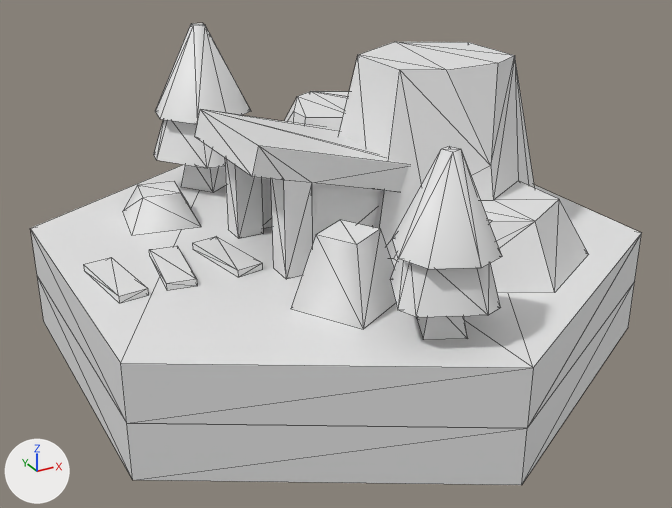
An edit to the glTF model public/assets/3d/props/kenney/building-mine.glb, drawn before and after from the same camera.
One viewpoint serves both versions: a camera (50 mm lens) standing at (-0.784, -1.432, 0.867) and looking at (-0.018, -0.04, 0.17). Arrows for +X, +Y and +Z are at lower left; the lights stay in place. The older version comes first. Mesh edges are drawn as thin lines. Materials are left out; every surface is plain grey. Vertices at exactly the same position are counted once.

The scene before the commit, as lines of its bpy script (objects in view):
```python
me_building_mine = bpy.data.meshes.new('building-mine')
me_building_mine.from_pydata(...)  # 211 vertices, 338 faces; spans x -0.5..0.5, y -0.577..0.577, z 0.0..0.538
me_building_mine.materials.append(mat_colormap)
# before: 109 (-0.266, 0.044, 0.213) at pixel (192, 242), 110 (-0.241, -0.104, 0.213) at pixel (237, 270), 111 (-0.266, 0.044, 0.2) at pixel (192, 249), 112 (-0.241, -0.104, 0.2) at pixel (238, 277), 114 (-0.217, 0.052, 0.213) at pixel (216, 236)
# before: 116 (-0.192, -0.096, 0.213) at pixel (262, 262)
ob_building_mine = bpy.data.objects.new('building-mine', me_building_mine)
ob_building_mine.location = (0.0, 0.0, 0.0)
```
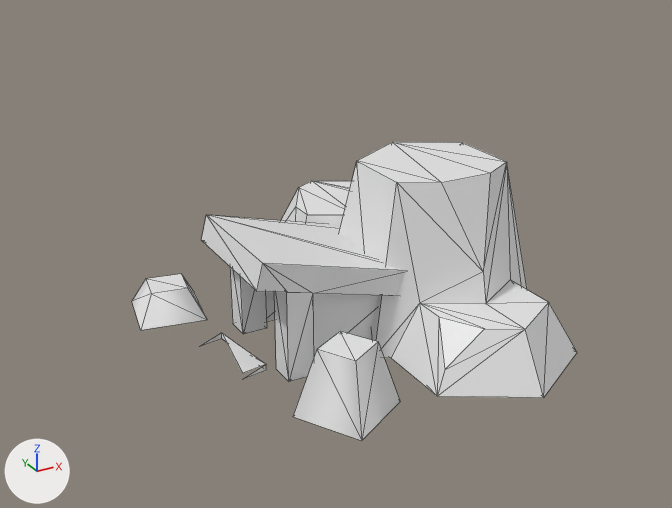
What differs and where, as boxes (x1, y1, x2, y2) in the pictures (672 x 508 px):
'building-mine', reshaped, moved (27% narrower, 35% shorter): before (31, 23, 641, 485); after (132, 142, 577, 441)
part 1 of me_building_mine, deleted: before (31, 23, 641, 485)
part 2 of me_building_mine, deleted: before (192, 236, 261, 277)

Diff of the bpy script that builds the scene:
```diff
--- a/public/assets/3d/props/kenney/building-mine.glb.py
+++ b/public/assets/3d/props/kenney/building-mine.glb.py
@@ me_building_mine @@
 # used by ob_building_mine; location = (0.0, 0.0, 0.0)
 # verts and faces of me_building_mine; kept vertices keep their numbers, new ones are numbered from 211
-me_building_mine.from_pydata(...)  # 211 vertices, 338 faces; spans x -0.5..0.5, y -0.577..0.577, z 0.0..0.538
+me_building_mine.from_pydata(...)  # 102 vertices, 177 faces; spans x -0.342..0.371, y -0.407..0.363, z 0.2..0.52
+# me_building_mine part 1: 9 loose pieces with 108 vertices, spanning x -0.5..0.5, y -0.577..0.577, z 0.0..0.538, are deleted
+# me_building_mine part 2
+delete_vertices([109])  # with the faces that use them
+delete_faces([(110, 111, 112), (110, 112, 116)])
@@ ob_building_mine @@
 ob_building_mine = bpy.data.objects.new('building-mine', me_building_mine)
-ob_building_mine.location = (0.0, 0.0, 0.0)
+ob_building_mine.location = (0.0, 0.0, -0.2)
```
